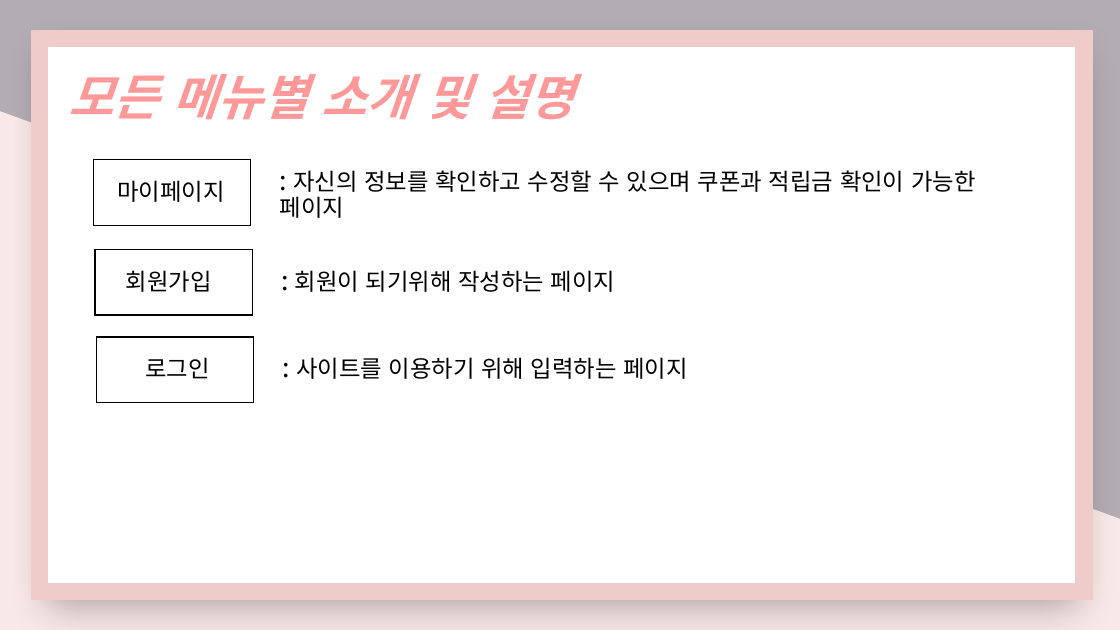
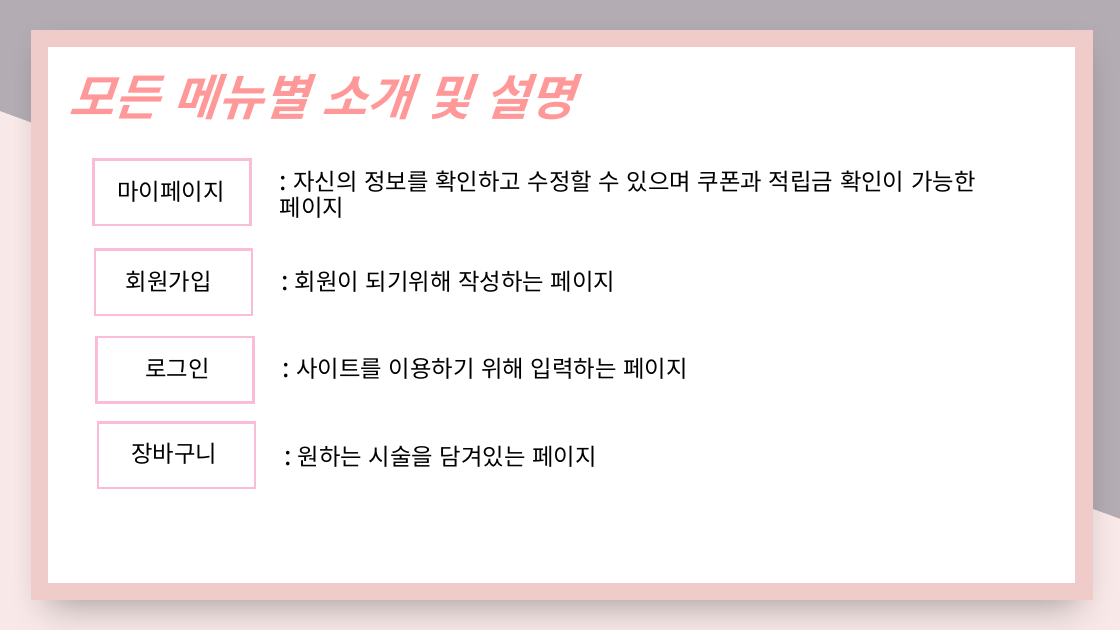
Before and after one commit to nimi2838/thecare, a slide deck: slide 25 of 졸작 기획서.pptx (slide 13 before the commit). Drawn at 1120x630 pixels with LibreOffice and Linux fonts; fonts in the diff are those of the drawing. Boxes give left, top, right and bottom in pixels: in the first picture for what was removed or moved away, otherwise in the second. Text is boxed around its words. In the diff, an @@ line names an element or a change of style, - is before the commit and + after.

```diff
--- a/졸작 기획서.pptx
+++ b/졸작 기획서.pptx
@@ outline #000000 1 pt to #FBBCD9 2 pt in 3 elements at [93,160,250,225], [95,250,252,315], [97,337,254,402] @@
@@ rectangle added at [97,423,255,488], outline #FBBCD9 2 pt @@
@@ text added at [131,442,217,464], 20 pt, text #000000 @@
+장바구니
@@ text added at [298,445,596,467], 20 pt, text #000000 @@
+: 원하는 시술을 담겨있는 페이지
```
Also in this commit, not shown: 6 other slides changed, 4 slides added, 3 slides removed, 8 other files.
